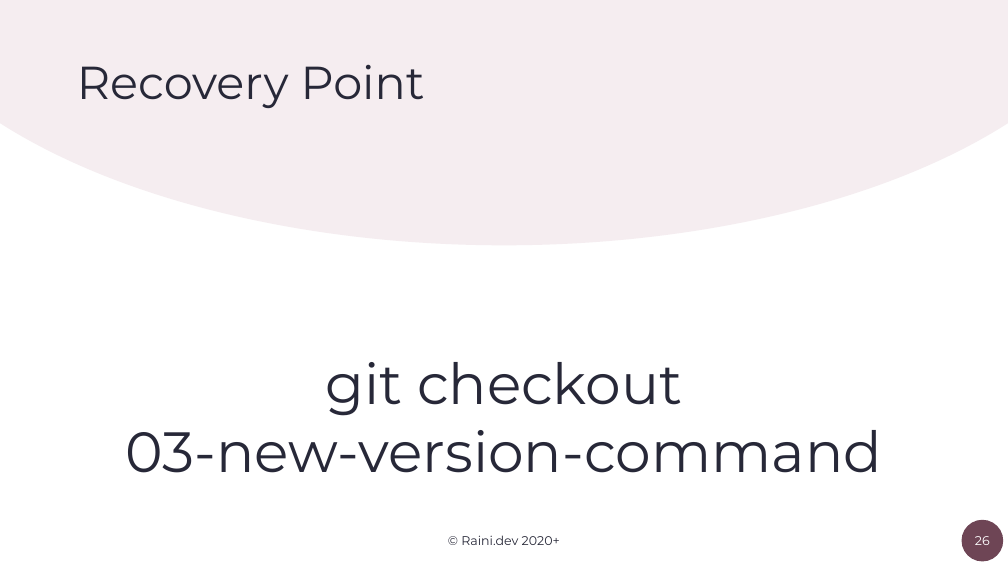
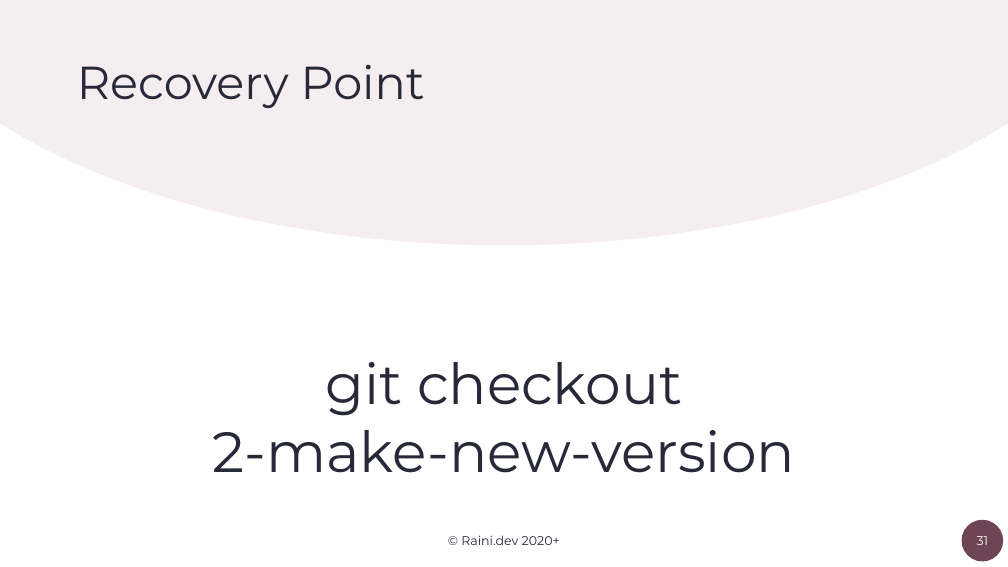
Before and after one commit to orlowdev/clean-project-history-with-semver-and-changelogs, a slide deck: slide 31 of Semantic-Versioning-at-Scale.pptx (slide 26 before the commit). Drawn at 1008x567 pixels with LibreOffice and Linux fonts; fonts in the diff are those of the drawing. Boxes give left, top, right and bottom in pixels: in the first picture for what was removed or moved away, otherwise in the second. Text is boxed around its words. In the diff, an @@ line names an element or a change of style, - is before the commit and + after.

```diff
--- a/Semantic-Versioning-at-Scale.pptx
+++ b/Semantic-Versioning-at-Scale.pptx
@@ text at box(213, 430, 795, 473): text changed @@
-03-new-version-command
+2-make-new-version
@@ page number at box(977, 536, 989, 545): text changed @@
-26
+31
```
Also in this commit, not shown: 14 other slides changed, 4 slides added, 2 slides removed.
